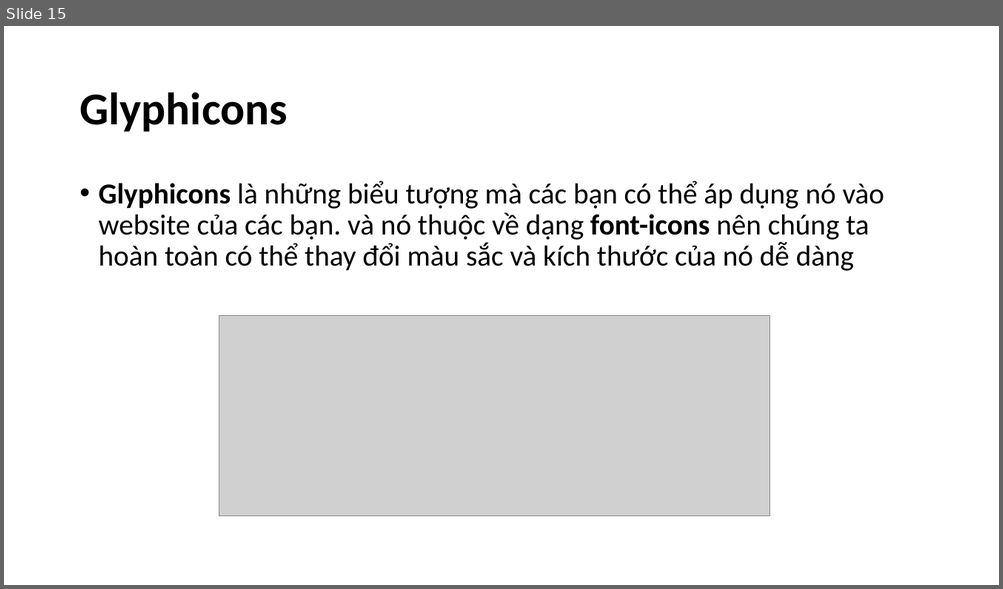
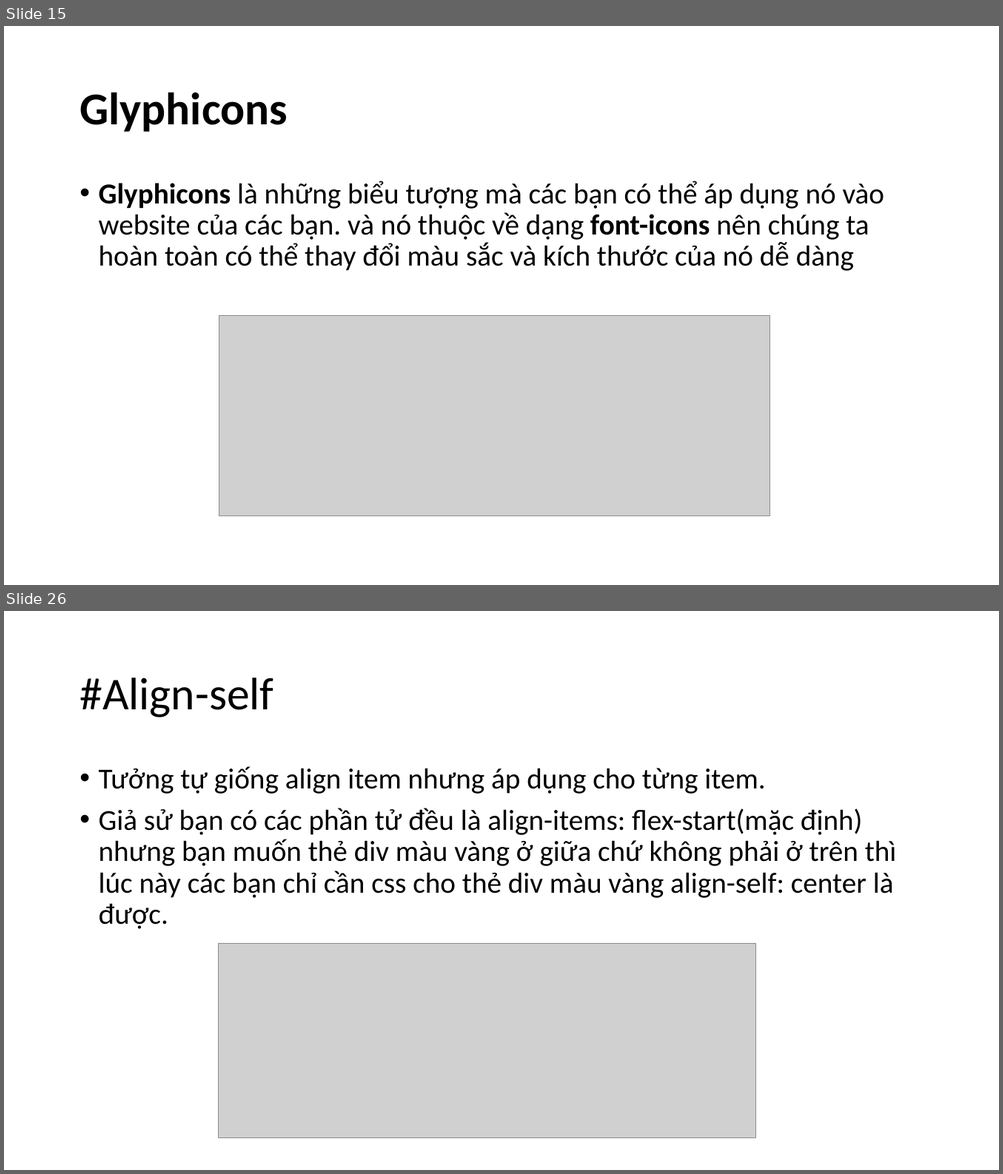
Before and after one commit to hoanghiep8921/ljava1909, a slide deck: slide/Bootstrap.pptx. Shown one above the other, each under a label of ours: slide 15 before the commit, slides 15 and 26 after it; the slides between them are not shown. The pictures are 1003x589 and 1003x1174 pixels, drawn with LibreOffice and Linux fonts; fonts in the diff are those of the drawing; grey boxes stand for pictures. Boxes give left, top, right and bottom in pixels: in the first picture for what was removed or moved away, otherwise in the second. Text is boxed around its words. In the diff, an @@ line names an element or a change of style, - is before the commit and + after.

```diff
--- a/slide/Bootstrap.pptx
+++ b/slide/Bootstrap.pptx
@@ slide 26 added at <box>4,611,999,1170</box>, background #FFFFFF @@
@@ title added at <box>79,678,273,718</box>, 44 pt, text #000000 @@
+#Align-self
@@ text added at <box>99,766,896,929</box>, 28 pt, text #000000 @@
+• Tưởng tự giống align item nhưng áp dụng cho từng item.
+• Giả sử bạn có các phần tử đều là align-items: flex-start(mặc định) nhưng bạn muốn thẻ div màu vàng ở giữa chứ không phải ở trên thì lúc này các bạn chỉ cần css cho thẻ div màu vàng align-self: center là được.
@@ picture added at <box>219,944,756,1139</box> @@
```
Also in this commit, not shown: 11 other slides added, 1 slide removed, 13 other files.
